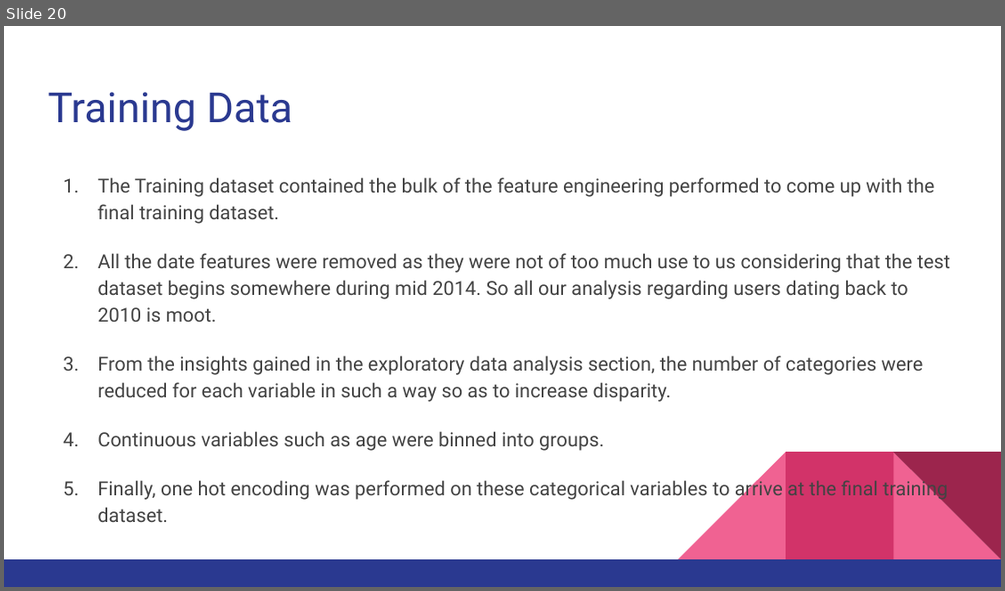
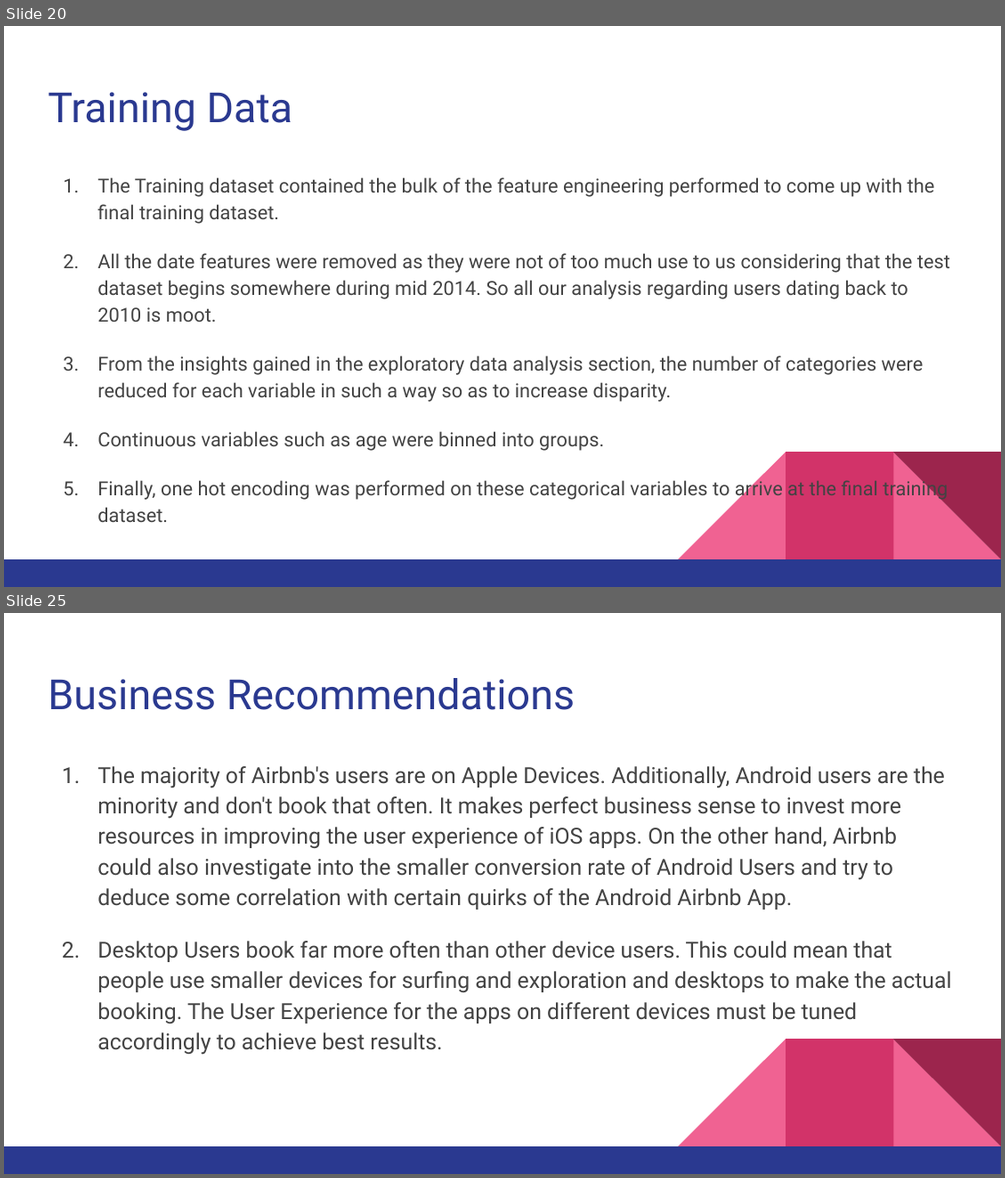
Before and after one commit to rounakbanik/airbnb, a slide deck: Airbnb Slide Deck.pptx. Shown one above the other, each under a label of ours: slide 20 before the commit, slides 20 and 25 after it; the slides between them are not shown. The pictures are 1005x591 and 1005x1178 pixels, drawn with LibreOffice and Linux fonts; fonts in the diff are those of the drawing. Boxes give left, top, right and bottom in pixels: in the first picture for what was removed or moved away, otherwise in the second. Text is boxed around its words. In the diff, an @@ line names an element or a change of style, - is before the commit and + after.

```diff
--- a/Airbnb Slide Deck.pptx
+++ b/Airbnb Slide Deck.pptx
@@ slide 25 added at (4,613,1001,1174), background #FFFFFF; not listed: 5 template elements that a slide beside it also shows @@
@@ title added at (48,678,574,710), 30 pt, text #2A3990 @@
+Business Recommendations
@@ text added at (97,766,952,1054), 16 pt, text #434343 @@
+1. The majority of Airbnb's users are on Apple Devices. Additionally, Android users are the minority and don't book that often. It makes perfect business sense to invest more resources in improving the user experience of iOS apps. On the other hand, Airbnb could also investigate into the smaller conversion rate of Android Users and try to deduce some correlation with certain quirks of the Android Airbnb App.
+2. Desktop Users book far more often than other device users. This could mean that people use smaller devices for surfing and exploration and desktops to make the actual booking. The User Experience for the apps on different devices must be tuned accordingly to achieve best results.
```
Also in this commit, not shown: 2 slides changed, 4 other slides added, 1 slide removed, 5 other files.
